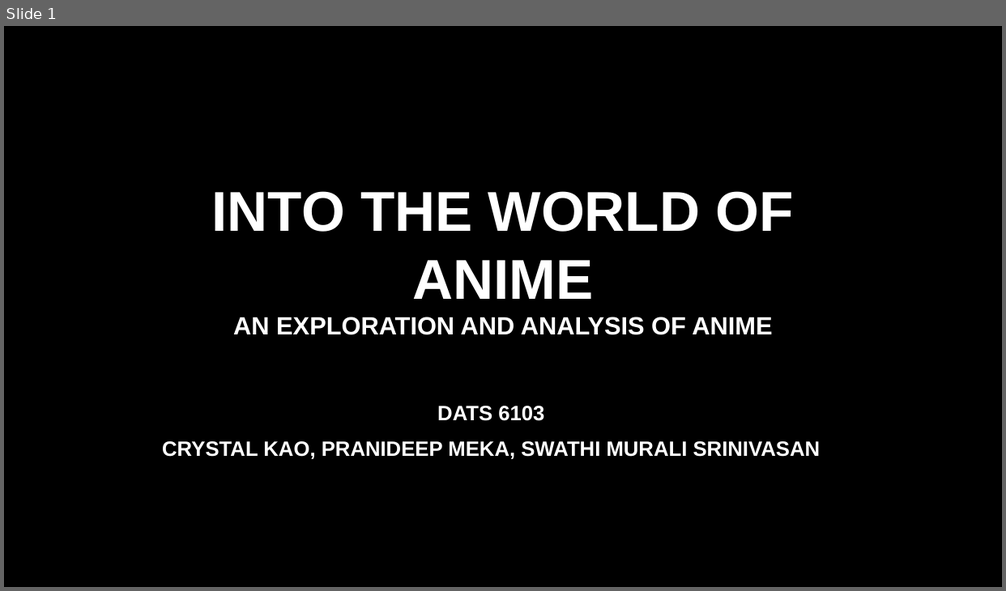
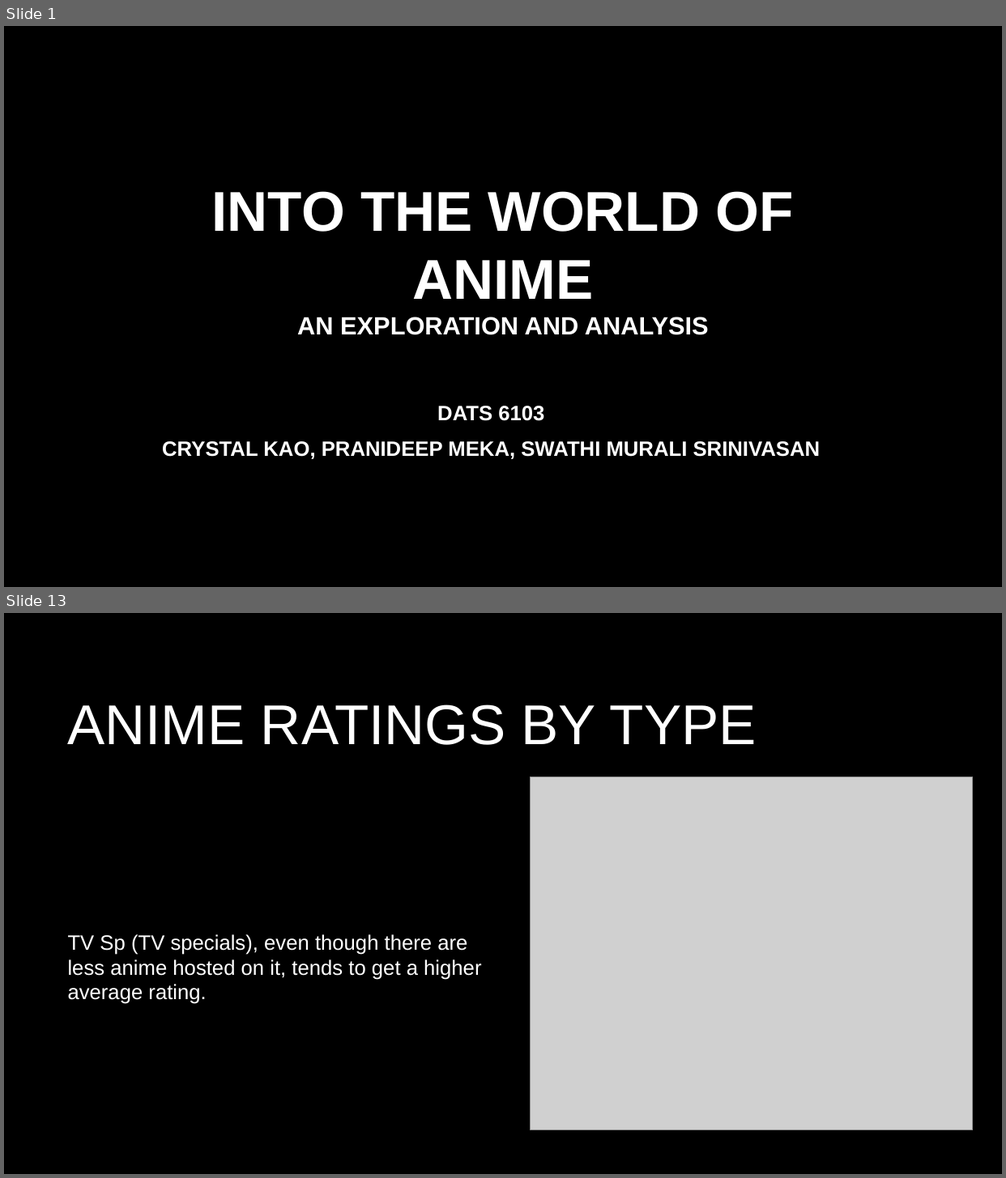
Before and after one commit to SwathiMurali/DATS-6103-T4, a slide deck: Anime_Presentation.pptx. Shown one above the other, each under a label of ours: slide 1 before the commit, slides 1 and 13 after it; the slides between them are not shown. The pictures are 1006x591 and 1006x1178 pixels, drawn with LibreOffice and Linux fonts; fonts in the diff are those of the drawing; grey boxes stand for pictures; background and template pictures are left out. Boxes give left, top, right and bottom in pixels: in the first picture for what was removed or moved away, otherwise in the second. Text is boxed around its words. In the diff, an @@ line names an element or a change of style, - is before the commit and + after.

Commit message:
Updated anime presentation

```diff
--- a/Anime_Presentation.pptx
+++ b/Anime_Presentation.pptx
@@ slide 13 added at bbox=[4, 613, 1002, 1174], background picture (left out) @@
@@ title added at bbox=[68, 705, 756, 745], 54 pt, text #FFFFFF @@
+ANIME RATINGS BY TYPE
@@ picture added at bbox=[530, 777, 973, 1131] @@
@@ text added at bbox=[68, 935, 481, 1004], 20 pt, text #FFFFFF @@
+TV Sp (TV specials), even though there are less anime hosted on it, tends to get a higher average rating.
@@ slide 1 changed as well @@
@@ title at bbox=[212, 191, 793, 335]: text changed @@
-INTO THE WORLD OF ANIME
-AN EXPLORATION AND ANALYSIS OF ANIME
+INTO THE WORLD OF ANIME
+AN EXPLORATION AND ANALYSIS
```
Also in this commit, not shown: 24 other slides added, 1 slide removed.
